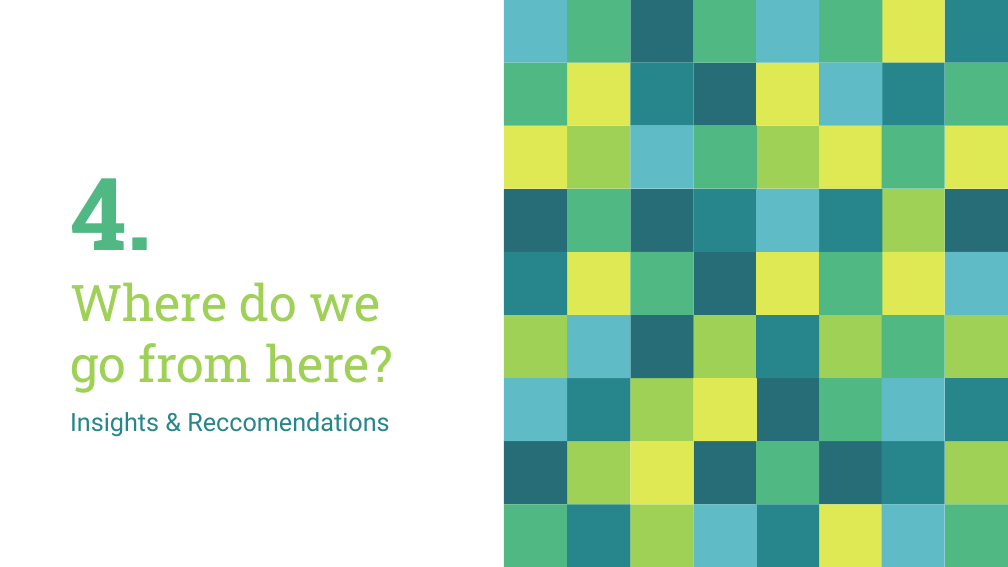
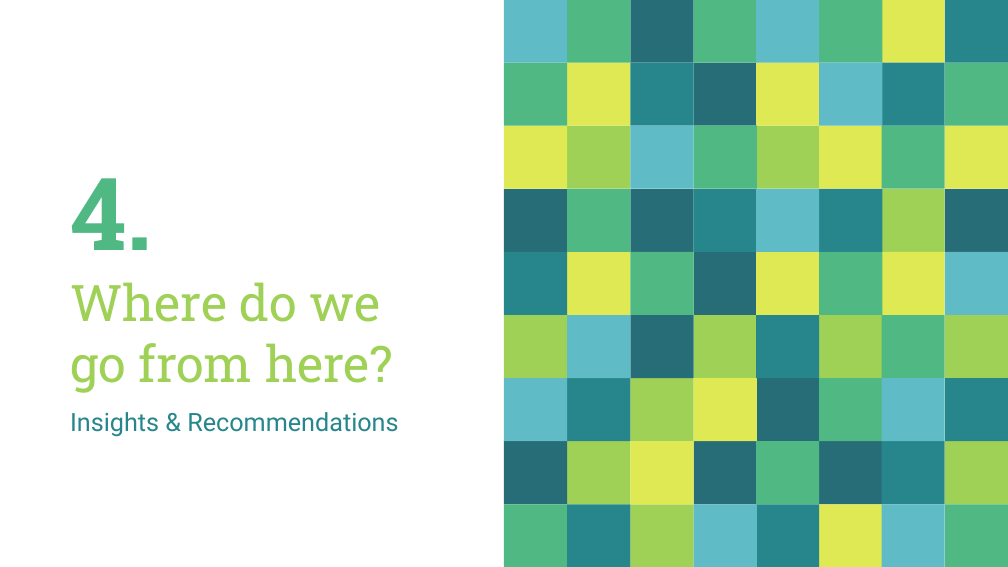
Before and after one commit to hebernielsen/DDS-CaseStudy-2, a slide deck: slide 16 of Carter_Edit_Case Study 2 Presentation.pptx. Drawn at 1008x567 pixels with LibreOffice and Linux fonts; fonts in the diff are those of the drawing. Boxes give left, top, right and bottom in pixels: in the first picture for what was removed or moved away, otherwise in the second. Text is boxed around its words. In the diff, an @@ line names an element or a change of style, - is before the commit and + after.

```diff
--- a/Carter_Edit_Case Study 2 Presentation.pptx
+++ b/Carter_Edit_Case Study 2 Presentation.pptx
@@ subtitle at (x1=70, y1=412, x2=398, y2=437): text changed @@
-Insights & Reccomendations
+Insights & Recommendations
```
Also in this commit, not shown: 3 other slides changed.
